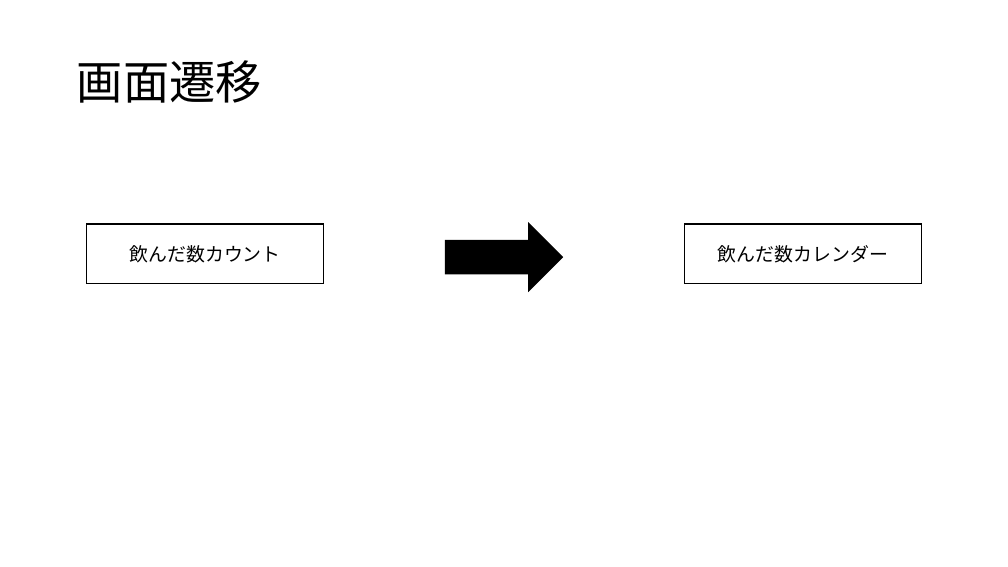
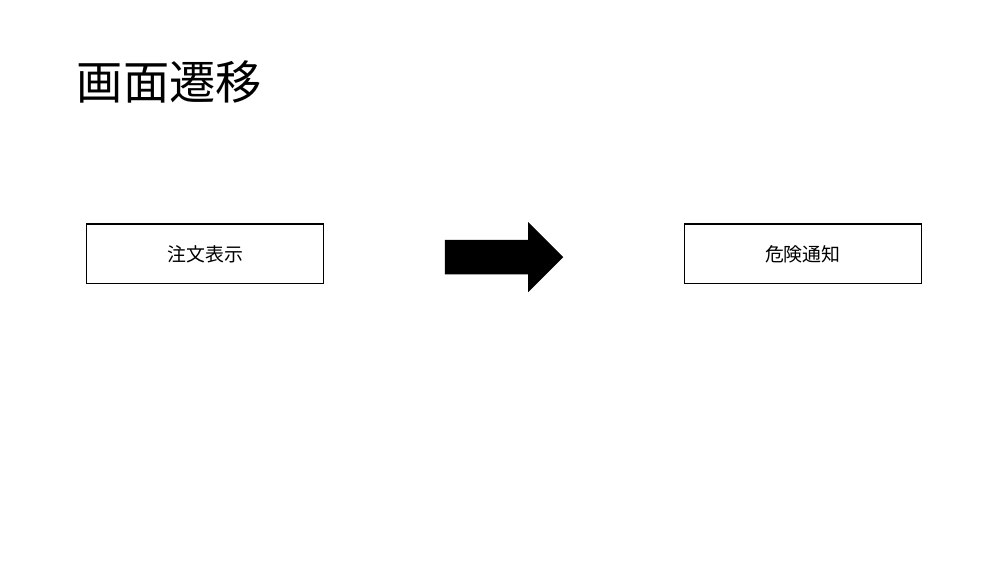
Before and after one commit to maruaki101/mobile_flutter_dayon, a slide deck: slide 4 of 仕様書.pptx. Drawn at 1008x567 pixels with LibreOffice and Linux fonts; fonts in the diff are those of the drawing. Boxes give left, top, right and bottom in pixels: in the first picture for what was removed or moved away, otherwise in the second. Text is boxed around its words. In the diff, an @@ line names an element or a change of style, - is before the commit and + after.

```diff
--- a/仕様書.pptx
+++ b/仕様書.pptx
@@ text in rectangle at [167, 245, 243, 263]: text changed @@
-飲んだ数カウント
+注文表示
@@ text in rectangle at [765, 245, 841, 263]: text changed @@
-飲んだ数カレンダー
+危険通知
```
Also in this commit, not shown: 2 other slides changed, 1 slide added, 1 other file.
